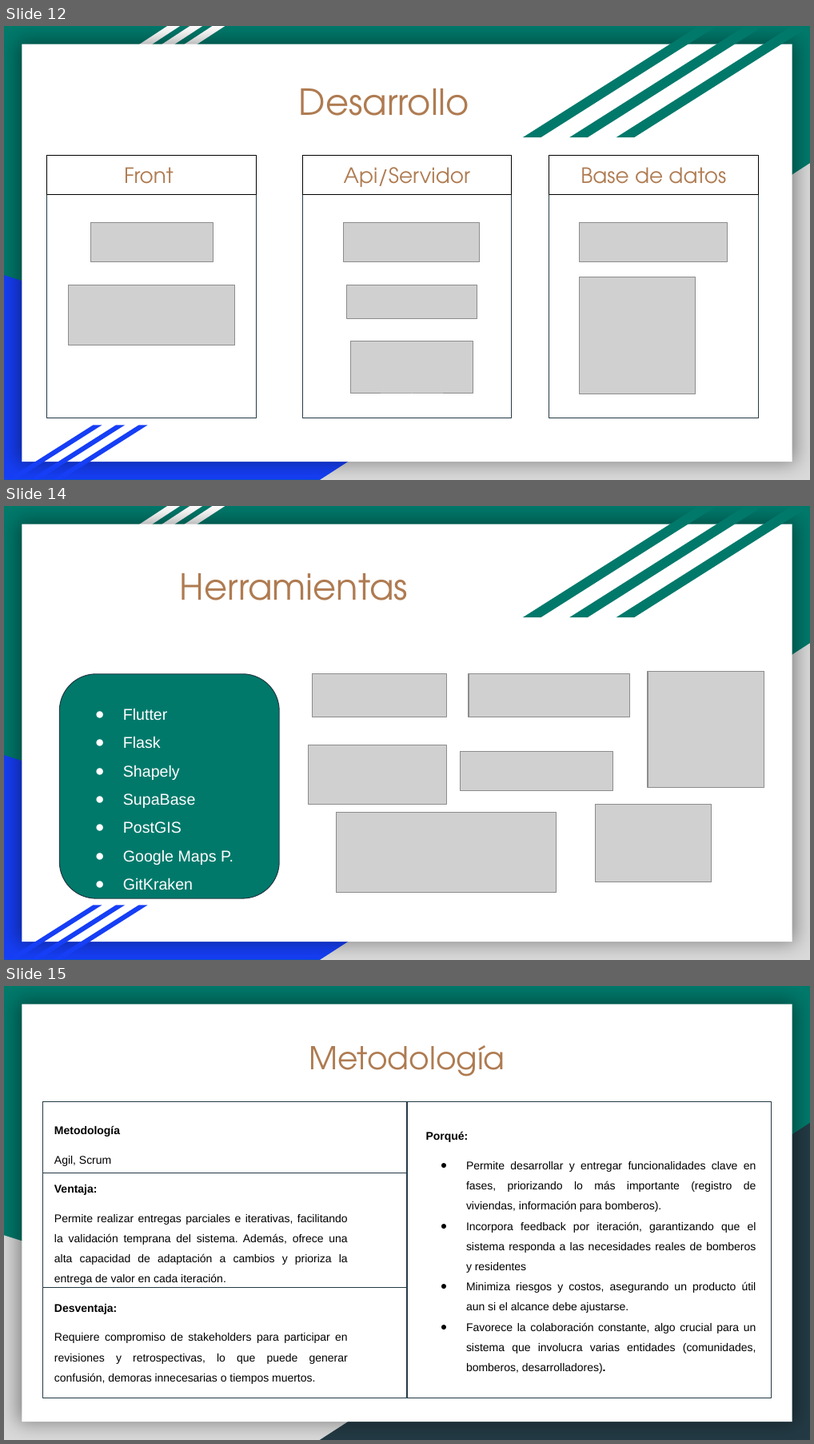
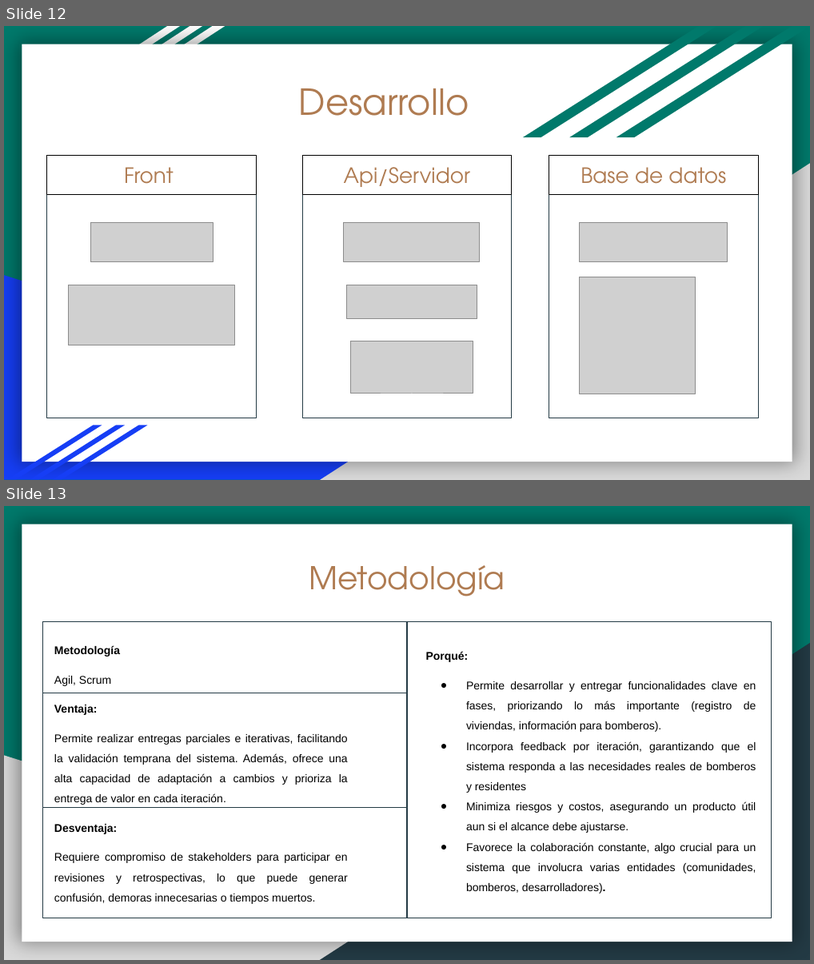
Before and after one commit to kfierroc/Capstone_G6_001, a slide deck: Fase 1/Evidencias Grupales/Presentación Fase 1.pptx. Shown one above the other, each under a label of ours: slides 12, 14 and 15 before the commit, slides 12 and 13 after it; the slides between them are not shown. The pictures are 814x1444 and 814x964 pixels, drawn with LibreOffice and Linux fonts; fonts in the diff are those of the drawing; grey boxes stand for pictures. Boxes give left, top, right and bottom in pixels: in the first picture for what was removed or moved away, otherwise in the second. Text is boxed around its words. In the diff, an @@ line names an element or a change of style, - is before the commit and + after.

```diff
--- a/Fase 1/Evidencias Grupales/Presentación Fase 1.pptx
+++ b/Fase 1/Evidencias Grupales/Presentación Fase 1.pptx
@@ slide 14 removed at [4, 506, 810, 960], background #00796B; not listed: 12 template elements that a slide beside it also shows @@
@@ title removed at [180, 573, 408, 600] @@
-Herramientas
@@ picture removed at [648, 672, 765, 788] @@
@@ rounded rectangle removed at [60, 674, 280, 898] @@
@@ picture removed at [313, 674, 446, 716] @@
@@ picture removed at [469, 674, 630, 716] @@
@@ text removed at [123, 708, 234, 890] @@
-● Flutter
-● Flask
-● Shapely
-● SupaBase
-● PostGIS
-● Google Maps P.
-● GitKraken
@@ picture removed at [308, 744, 446, 804] @@
@@ picture removed at [461, 751, 613, 790] @@
@@ picture removed at [336, 812, 556, 892] @@
@@ picture removed at [596, 804, 712, 883] @@
@@ what was slide 15 is now slide 13 @@
```
Also in this commit, not shown: 4 slides changed, 2 slides added, 2 other slides removed, 9 other files.
